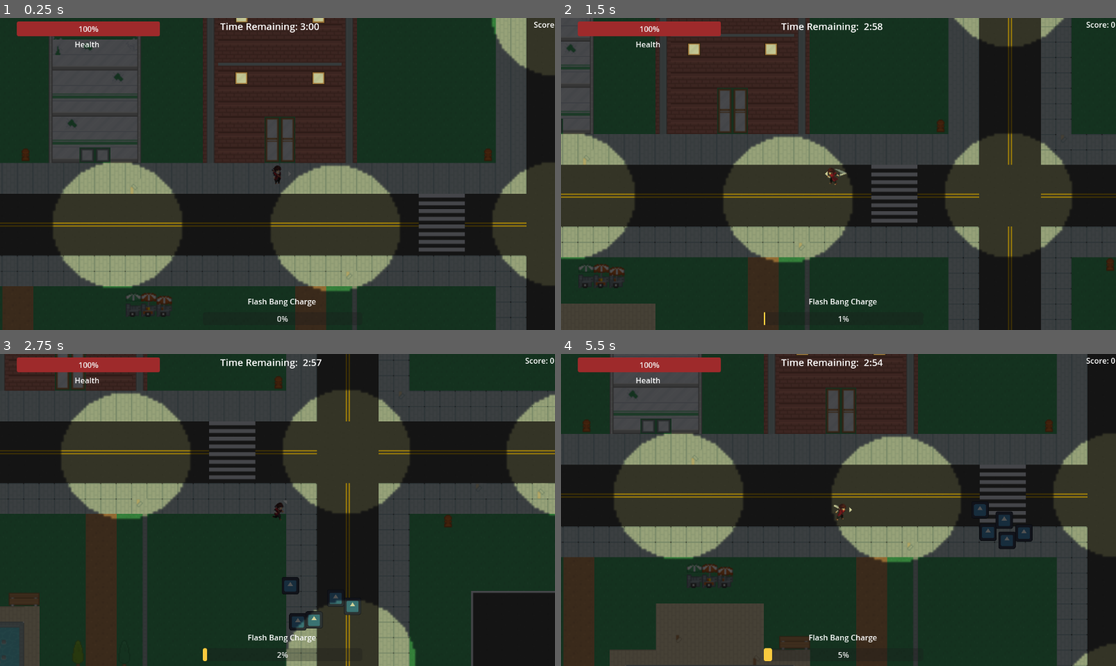
Above: before the commit, frames 1-4 (two rows, left to right).
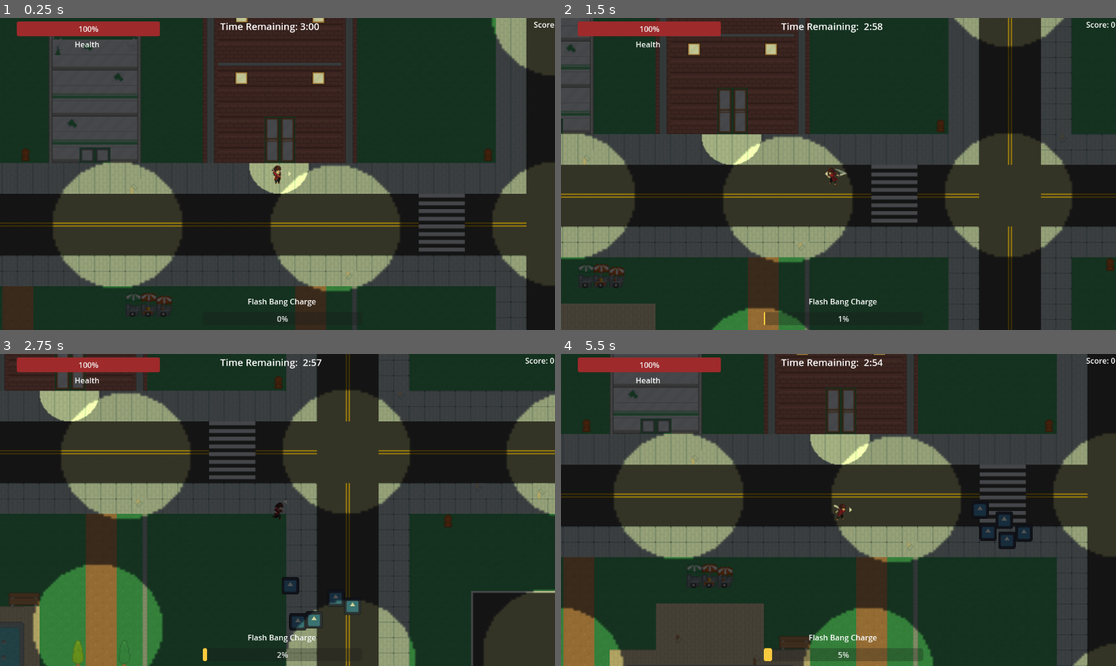
Above: after the commit, the same moments.

Repository: Tigeagle2/Team_Two_Game_Group_C
Game: Godot game, scene res://Scenes/main_scene.tscn
Two runs of this game, one before a commit and one after it. Both use one fixed random seed, a clock stepped at 60 frames per second and the inputs below. The engine's default icon, where the game draws it, is replaced by a stand-in: a white triangle on a blue panel in a dark square.
Inputs (mouse positions are in pixels of both pictures, inside the frame that each line leads up to):
- Up to frame 1 (0.25 s): no input
- Up to frame 2 (1.5 s): tap Enter (ui_accept) at 0.5, 0.77 s; move the mouse to (960, 158) at 0.52 s; hold D (east) 0.53-1.28 s; hold Right mouse button (heavy_attack) 0.53-1.28 s; move the mouse to (727, 189) at 1.27 s; hold S (south) from 1.28 s (still down); click (727, 189) at 1.35 s
- Up to frame 3 (2.75 s): tap Enter (ui_accept) at 1.52 s; move the mouse to (333, 441) at 2.02 s; release S (south) at 2.03 s; hold D (east) from 2.03 s (still down); hold Q (special_attack) from 2.03 s (still down)
- Up to frame 4 (5.5 s): move the mouse to (810, 572) at 2.77 s; release D (east) at 2.78 s; release Q (special_attack) at 2.78 s; hold W (north) 2.78-3.53 s; right-click (810, 572) at 2.85 s; tap Enter (ui_accept) at 3.02, 3.77, 4.52 s; move the mouse to (1005, 556) at 3.52 s; press the mouse at (1005, 556) at 3.53 s; hold A (west) 3.53-5.03 s; move the mouse to (672, 463) at 4.27 s; release the mouse at (672, 463) at 4.28 s; tap Q (special_attack) at 4.35 s; move the mouse to (866, 510) at 5.02 s; hold S (south) from 5.03 s (still down); hold Right mouse button (heavy_attack) from 5.03 s (still down)

The runs differ from the first frame. In frame 1, 0.8% of the frame differs, in the area x 44-56%, y 46-57%; in frame 2, 1.7%; in frame 3, 9.9%, in the area x 5-100%, y 11-100%; in frame 4, 5.8%.

Commit message:
mostly finished with my level revisions

Diff:
--- a/Scenes/directional_light.tscn
+++ b/Scenes/directional_light.tscn
@@ -15,6 +15,5 @@
 color = Color(1, 1, 0.5529412, 1)
 energy = 0.58
 blend_mode = 2
-shadow_enabled = true
 texture = SubResource("GradientTexture2D_fck28")
 offset = Vector2(32.07, 0)
--- a/Scenes/level.tscn
+++ b/Scenes/level.tscn
@@ -1397,19 +1397,19 @@
 scale = Vector2(5.1818175, 5.031477)
 
 [node name="street_light16" parent="." instance=ExtResource("2_d3deu")]
-position = Vector2(529, 576.0001)
+position = Vector2(416, 416)
 scale = Vector2(5.1818175, 5.031477)
 
 [node name="street_light17" parent="." instance=ExtResource("2_d3deu")]
-position = Vector2(1116, 335.00015)
+position = Vector2(809.99994, 422.99997)
 scale = Vector2(5.1818175, 5.031477)
 
 [node name="street_light18" parent="." instance=ExtResource("2_d3deu")]
-position = Vector2(808.99994, 548.0002)
+position = Vector2(420.99997, 835.99994)
 scale = Vector2(5.1818175, 5.031477)
 
 [node name="directional_light" parent="." instance=ExtResource("4_81xng")]
-position = Vector2(1048, -291)
+position = Vector2(1048, -301.99997)
 rotation = 4.712389
 scale = Vector2(14.506149, 5.8281245)
 blend_mode = 0
@@ -1419,3 +1419,36 @@
 rotation = 4.712389
 scale = Vector2(14.506149, 5.8281245)
 blend_mode = 0
+
+[node name="street_light19" parent="." instance=ExtResource("2_d3deu")]
+position = Vector2(797.99994, 821.99994)
+scale = Vector2(5.1818175, 5.031477)
+
+[node name="street_light20" parent="." instance=ExtResource("2_d3deu")]
+position = Vector2(1205, 410.99997)
+scale = Vector2(5.1818175, 5.031477)
+
+[node name="street_light21" parent="." instance=ExtResource("2_d3deu")]
+position = Vector2(1170, 819)
+scale = Vector2(5.1818175, 5.031477)
+
+[node name="street_light22" parent="." instance=ExtResource("2_d3deu")]
+position = Vector2(-1106, 773.99994)
+scale = Vector2(5.1818175, 5.031477)
+
+[node name="street_light23" parent="." instance=ExtResource("2_d3deu")]
+position = Vector2(-560.00024, 789)
+scale = Vector2(5.1818175, 5.031477)
+
+[node name="street_light24" parent="." instance=ExtResource("2_d3deu")]
+position = Vector2(-519.00024, 363.99997)
+scale = Vector2(5.1818175, 5.031477)
+
+[node name="street_light25" parent="." instance=ExtResource("2_d3deu")]
+position = Vector2(-1162.0002, 363.99997)
+scale = Vector2(5.1818175, 5.031477)
+
+[node name="directional_light3" parent="." instance=ExtResource("4_81xng")]
+position = Vector2(-578, -128)
+rotation = 1.5707964
+blend_mode = 0
